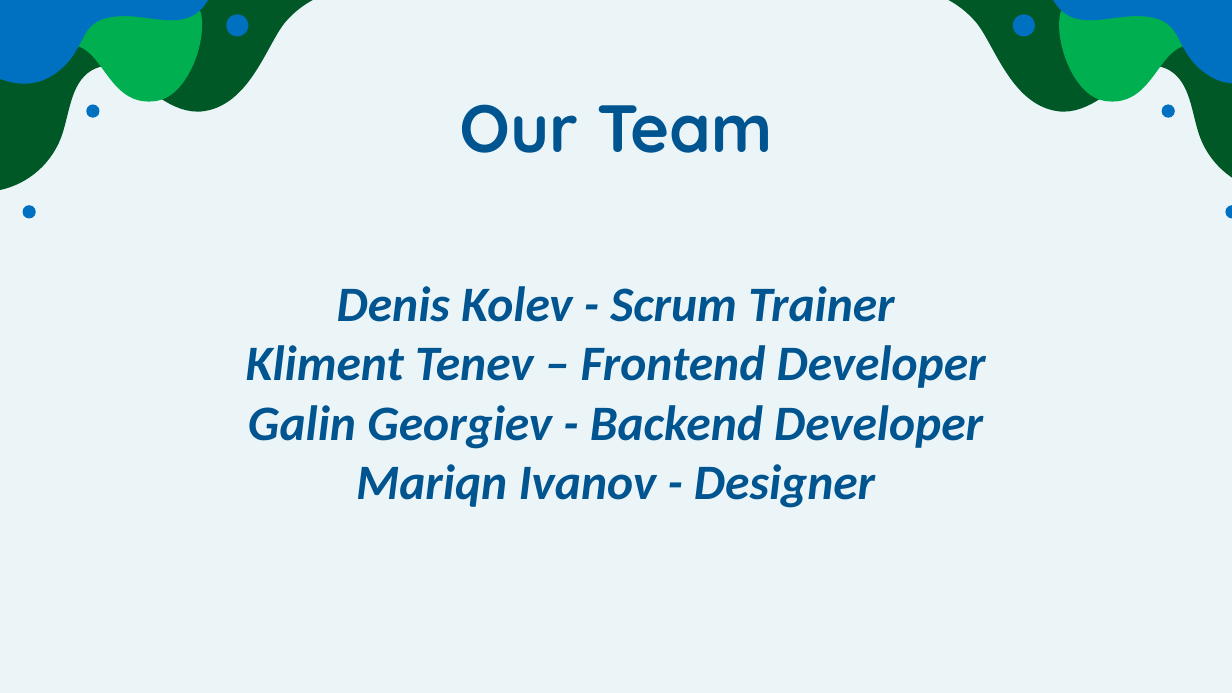
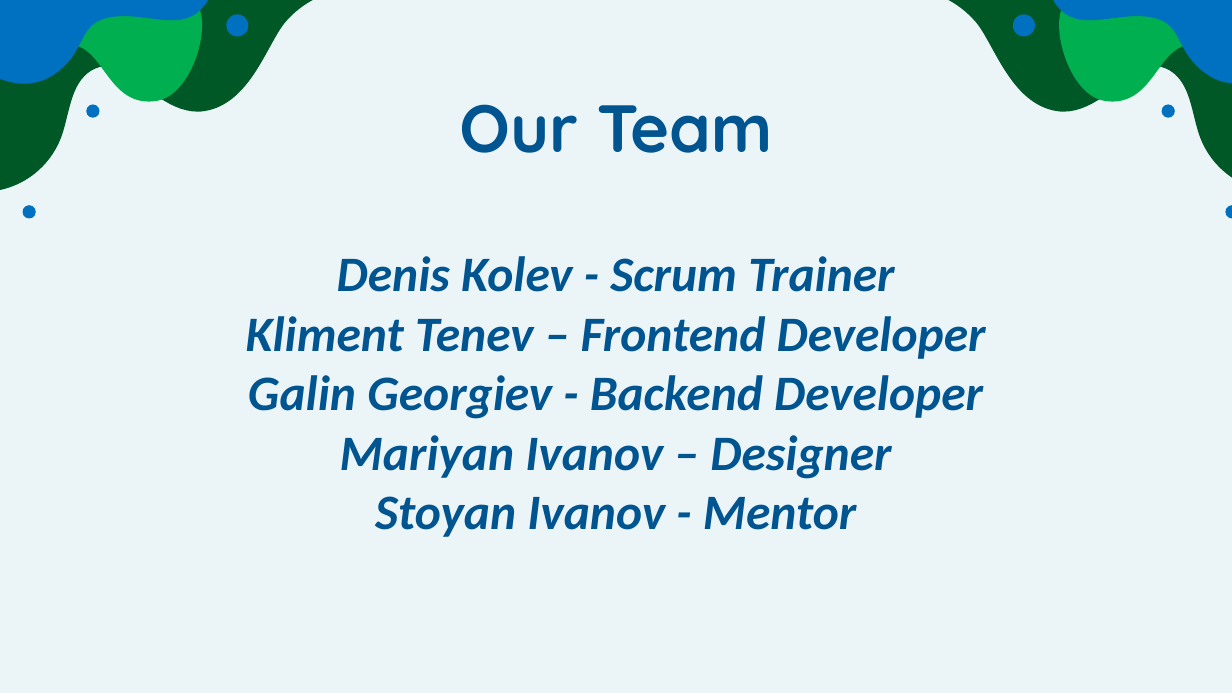
Before and after one commit to DNKolev20/History-And-Geography-Project, a slide deck: slide 2 of Presentation/Presentation.pptx. Drawn at 1232x693 pixels with LibreOffice and Linux fonts; fonts in the diff are those of the drawing. Boxes give left, top, right and bottom in pixels: in the first picture for what was removed or moved away, otherwise in the second. Text is boxed around its words. In the diff, an @@ line names an element or a change of style, - is before the commit and + after.

Commit message:
Update presentation

```diff
--- a/Presentation/Presentation.pptx
+++ b/Presentation/Presentation.pptx
@@ text at [246,256,986,537]: text changed @@
-Denis Kolev - Scrum Trainer
-Kliment Tenev – Frontend Developer
-Galin Georgiev - Backend Developer
-Mariqn Ivanov - Designer
+Denis Kolev - Scrum Trainer
+Kliment Tenev – Frontend Developer
+Galin Georgiev - Backend Developer
+Mariyan Ivanov – Designer
+Stoyan Ivanov - Mentor
```
